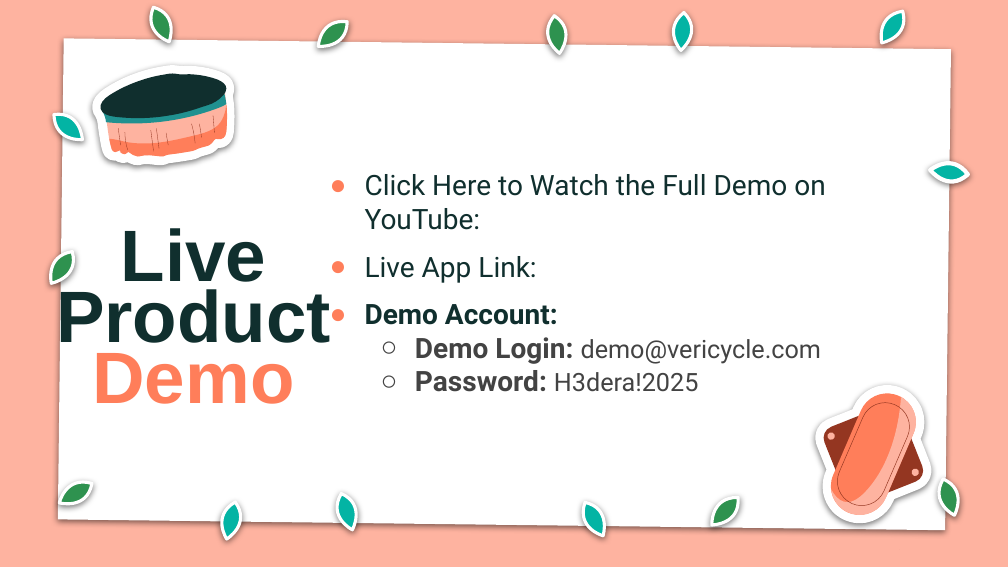
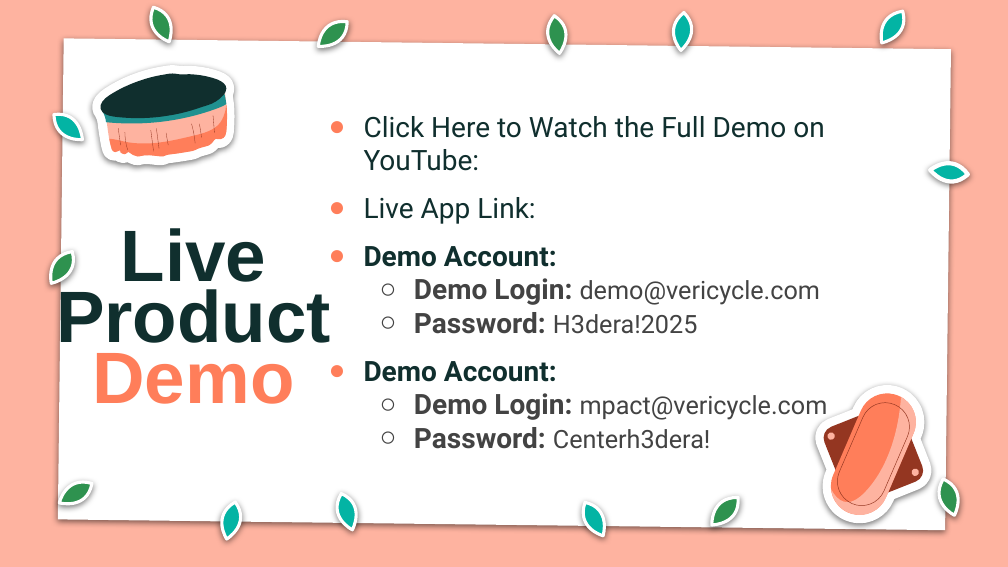
Before and after one commit to commit-to-Noma/VeriCycle, a slide deck: slide 7 of Vericycle Pitch Deck.pptx. Drawn at 1008x567 pixels with LibreOffice and Linux fonts; fonts in the diff are those of the drawing; background and template pictures are left out. Boxes give left, top, right and bottom in pixels: in the first picture for what was removed or moved away, otherwise in the second. Text is boxed around its words. In the diff, an @@ line names an element or a change of style, - is before the commit and + after.

```diff
--- a/Vericycle Pitch Deck.pptx
+++ b/Vericycle Pitch Deck.pptx
@@ text "Click Here to Watch the ...": place and size @@
-text "Click Here to Watch the ..." at [365,174,825,392]
+text "Click Here to Watch the ..." at [364,116,828,449]
@@ text at [364,361,828,449]: paragraphs added @@
+● Demo Account:
+  ○ Demo Login: mpact@vericycle.com
+  ○ Password: Centerh3dera!
```
Also in this commit, not shown: 4 other slides changed, 1 slide added, 1 other file.
